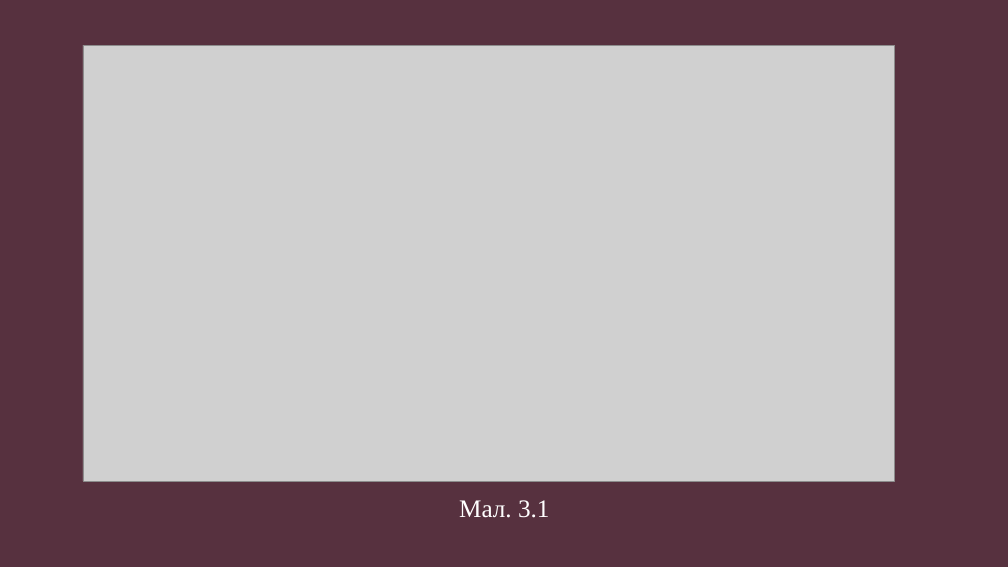
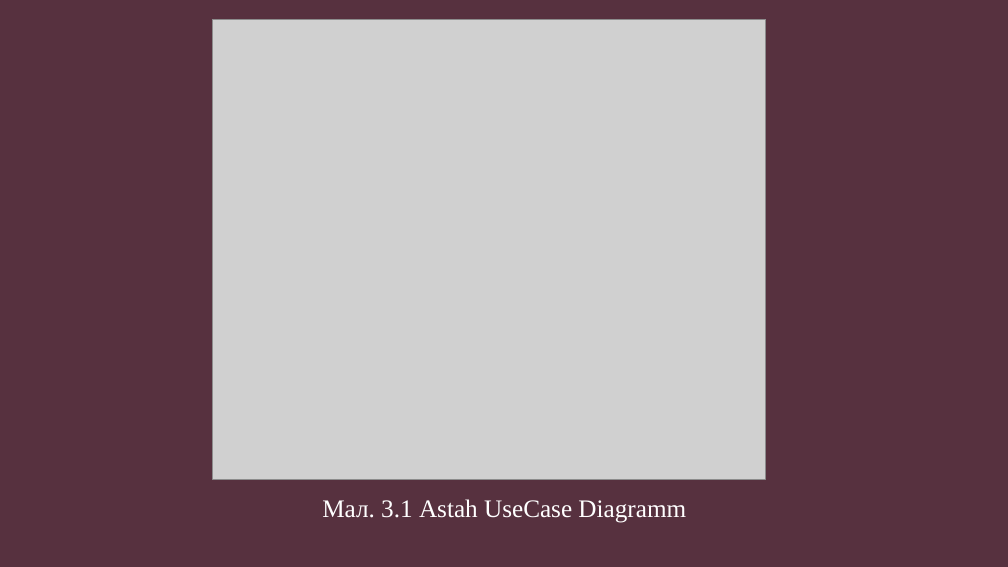
Before and after one commit to SvitLanaSvit/Step_Academy_CourseProject_Bookstore, a slide deck: slide 8 of Presentation.pptx. Drawn at 1008x567 pixels with LibreOffice and Linux fonts; fonts in the diff are those of the drawing; grey boxes stand for pictures; background and template pictures are left out. Boxes give left, top, right and bottom in pixels: in the first picture for what was removed or moved away, otherwise in the second. Text is boxed around its words. In the diff, an @@ line names an element or a change of style, - is before the commit and + after.

Commit message:
change diagramm, screenshot

```diff
--- a/Presentation.pptx
+++ b/Presentation.pptx
@@ picture: place and size @@
-picture at (83,45,895,482)
+picture at (212,19,766,479)
@@ text at (322,499,686,523): text changed @@
-Мал. 3.1
+Мал. 3.1 Astah UseCase Diagramm
```
Also in this commit, not shown: 2 other slides changed, 1 slide added, 6 other files.
